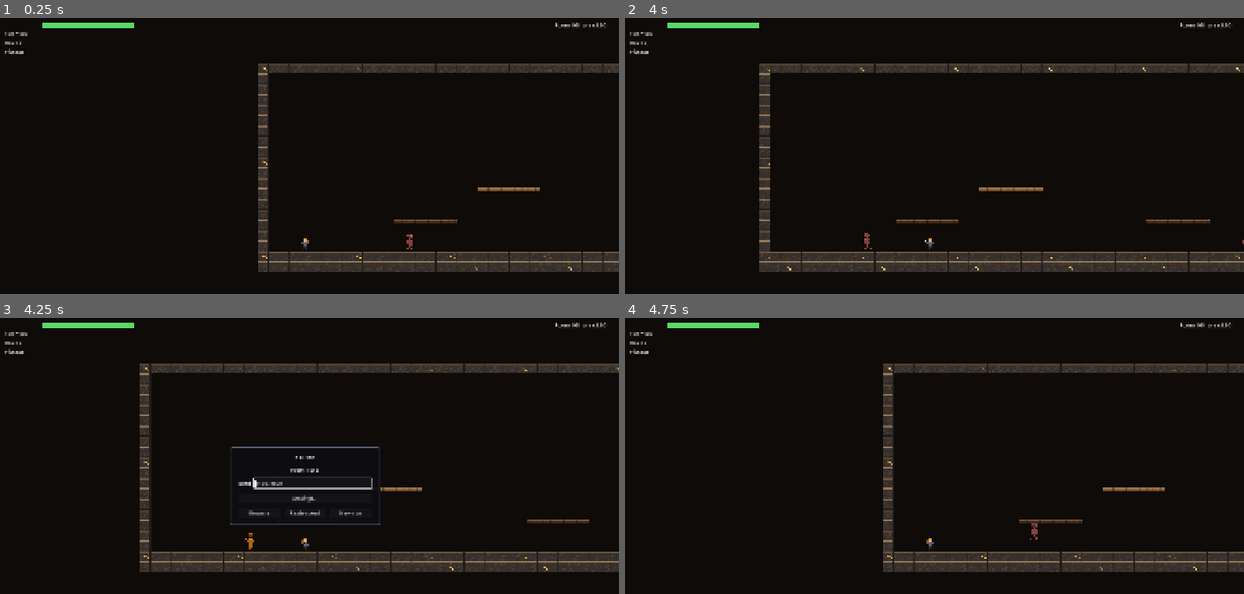
Above: before the commit, frames 1-4 (two rows, left to right).
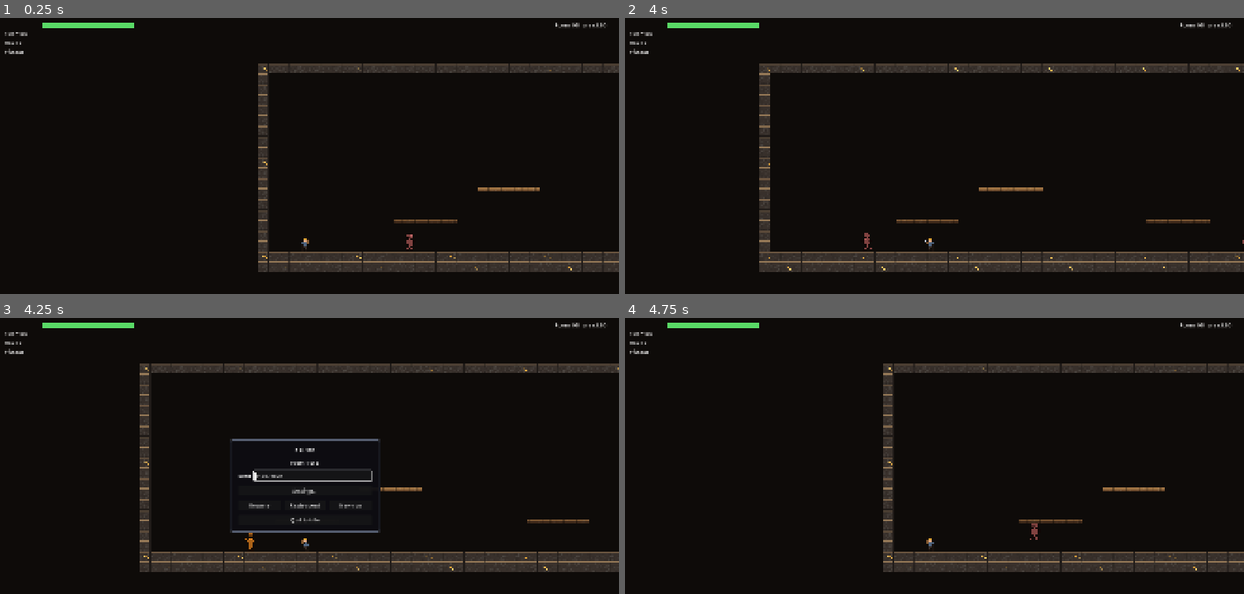
Above: after the commit, the same moments.

Repository: dlepi24/dungeon-delve
Game: Godot game, scene res://src/rooms/delve_run.tscn
Two runs of this game, one before a commit and one after it. Both use one fixed random seed, a clock stepped at 60 frames per second and the inputs below. This scene is started directly instead of the project's main scene.
Inputs (mouse positions are in pixels of both pictures, inside the frame that each line leads up to):
- Up to frame 1 (0.25 s): no input
- Up to frame 2 (4 s): tap Enter at 0.5 s; move the mouse to (1070, 167) at 0.52 s; hold D (move_right) 0.53-1.28 s; click (1070, 167) at 0.6 s; tap Space (jump) at 0.77, 1.52, 3.02, 3.77 s; move the mouse to (804, 202) at 1.27 s; hold S (move_down) 1.28-2.03 s; tap 1 (consumable_1) at 1.35 s; move the mouse to (990, 109) at 2.02 s; hold D (move_right) 2.03-2.78 s; tap 2 (consumable_2) at 2.1 s; move the mouse to (897, 255) at 2.77 s; hold W (move_up) 2.78-3.53 s; tap F (interact) at 2.85 s; move the mouse to (1120, 238) at 3.52 s; hold A (move_left) from 3.53 s (still down); right-click (1120, 238) at 3.6 s
- Up to frame 3 (4.25 s): keep holding A (move_left); tap Escape (pause) at 4.15 s
- Up to frame 4 (4.75 s): release A (move_left) at 4.25 s; click "Replay seed" at 4.25 s

Frames 1-2 are identical in both runs. In frame 3, 1.9% of the frame differs, in the area x 37-62%, y 43-78%; in frame 4, nothing differs.

Commit message:
Add Quit-to-title to the pause menu
Souls-style: ESC offers the way back to the title, and the full app
quit lives there. Quitting mid-run forfeits carried haul, same as
abandoning to the hub.

Co-Authored-By: Claude Fable 5 <noreply@anthropic.com>

Diff:
--- a/src/ui/pause_menu.gd
+++ b/src/ui/pause_menu.gd
@@ -18,6 +18,7 @@
 @onready var _replay: Button = $Panel/Margin/Rows/Buttons/Replay
 @onready var _fresh: Button = $Panel/Margin/Rows/Buttons/Fresh
 @onready var _controls: Button = $Panel/Margin/Rows/Controls
+@onready var _quit_title: Button = $Panel/Margin/Rows/QuitTitle
 @onready var _status: Label = $Panel/Margin/Rows/Status
 @onready var _settings: Control = $SettingsMenu
 
@@ -32,6 +33,7 @@
 	_resume.pressed.connect(_close)
 	_replay.pressed.connect(_on_replay)
 	_fresh.pressed.connect(_on_fresh)
+	_quit_title.pressed.connect(_on_quit_to_title)
 	_seed_field.text_submitted.connect(func(_t: String) -> void: _on_replay())
 
 
@@ -89,3 +91,11 @@
 	GameState.end_run()
 	_close()
 	get_tree().change_scene_to_file.call_deferred("res://src/hub/hub.tscn")
+
+
+## Souls-style exit: back to the title, and the full app quit lives there. Same
+## forfeit rules as abandoning to the hub — quitting mid-run is walking away.
+func _on_quit_to_title() -> void:
+	GameState.end_run()
+	_close()
+	get_tree().change_scene_to_file.call_deferred("res://src/main/main.tscn")
--- a/src/ui/pause_menu.tscn
+++ b/src/ui/pause_menu.tscn
@@ -90,5 +90,9 @@
 size_flags_horizontal = 3
 text = "New run"
 
+[node name="QuitTitle" type="Button" parent="Panel/Margin/Rows"]
+layout_mode = 2
+text = "Quit to title"
+
 [node name="SettingsMenu" parent="." instance=ExtResource("2_set")]
 visible = false
